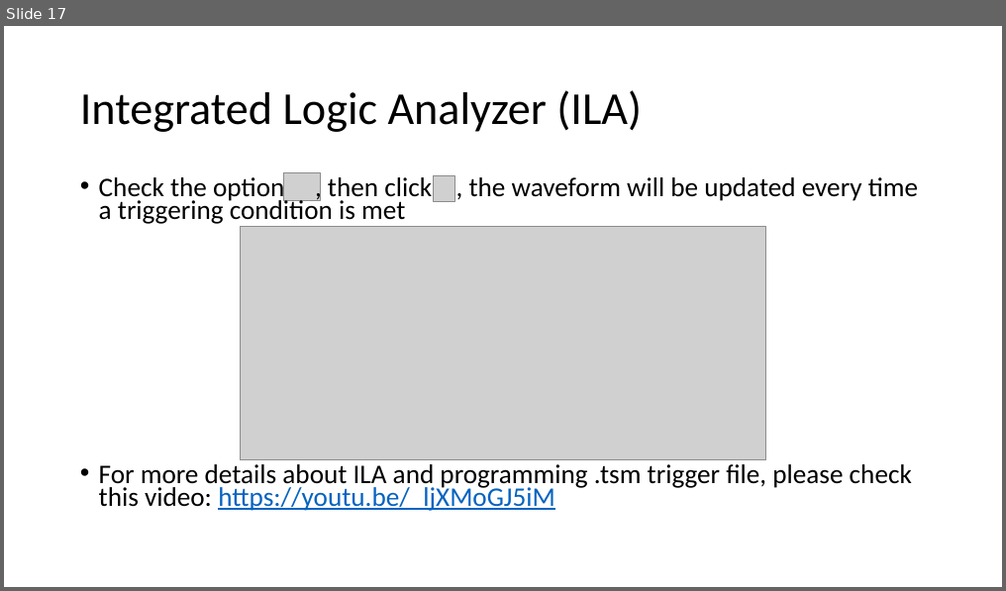
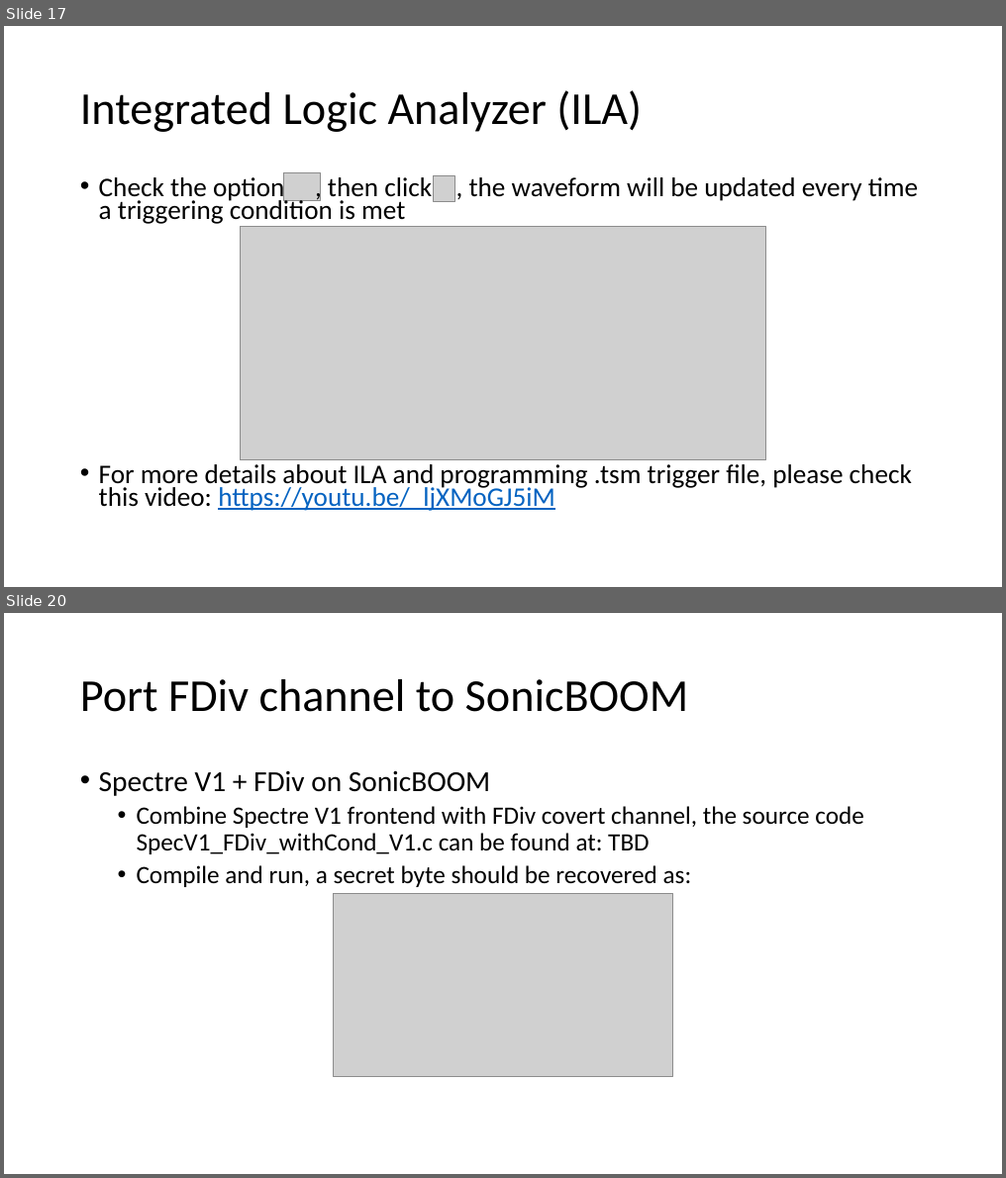
Before and after one commit to zzmzc333/RISCV-Documents, a slide deck: RISC-V Tutorial.pptx. Shown one above the other, each under a label of ours: slide 17 before the commit, slides 17 and 20 after it; the slides between them are not shown. The pictures are 1006x591 and 1006x1178 pixels, drawn with LibreOffice and Linux fonts; fonts in the diff are those of the drawing; grey boxes stand for pictures. Boxes give left, top, right and bottom in pixels: in the first picture for what was removed or moved away, otherwise in the second. Text is boxed around its words. In the diff, an @@ line names an element or a change of style, - is before the commit and + after.

```diff
--- a/RISC-V Tutorial.pptx
+++ b/RISC-V Tutorial.pptx
@@ slide 20 added at (4,613,1002,1174), background #FFFFFF @@
@@ title added at (80,679,689,712), 44 pt, text #000000 @@
+Port FDiv channel to SonicBOOM
@@ text added at (99,770,863,887), 24 pt, text #000000 @@
+• Spectre V1 + FDiv on SonicBOOM
+  • Combine Spectre V1 frontend with FDiv covert channel, the source code SpecV1_FDiv_withCond_V1.c can be found at: TBD
+  • Compile and run, a secret byte should be recovered as:
@@ picture added at (333,894,672,1077) @@
```
Also in this commit, not shown: 1 slide changed, 8 other slides added.
